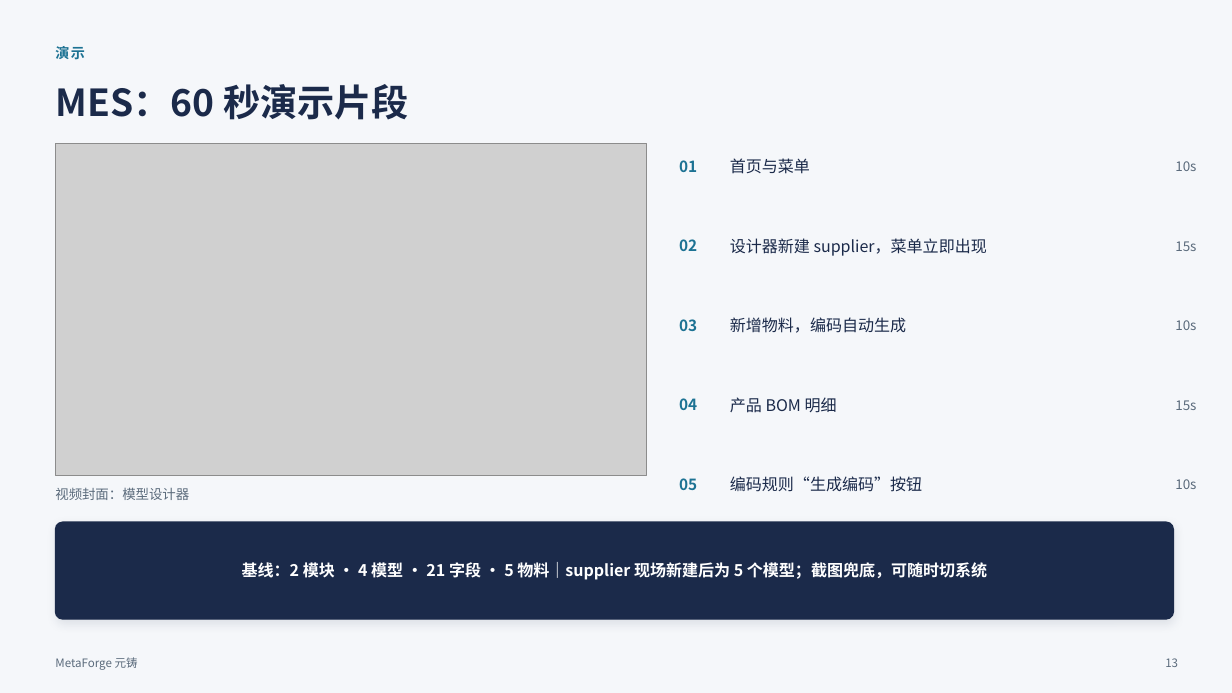
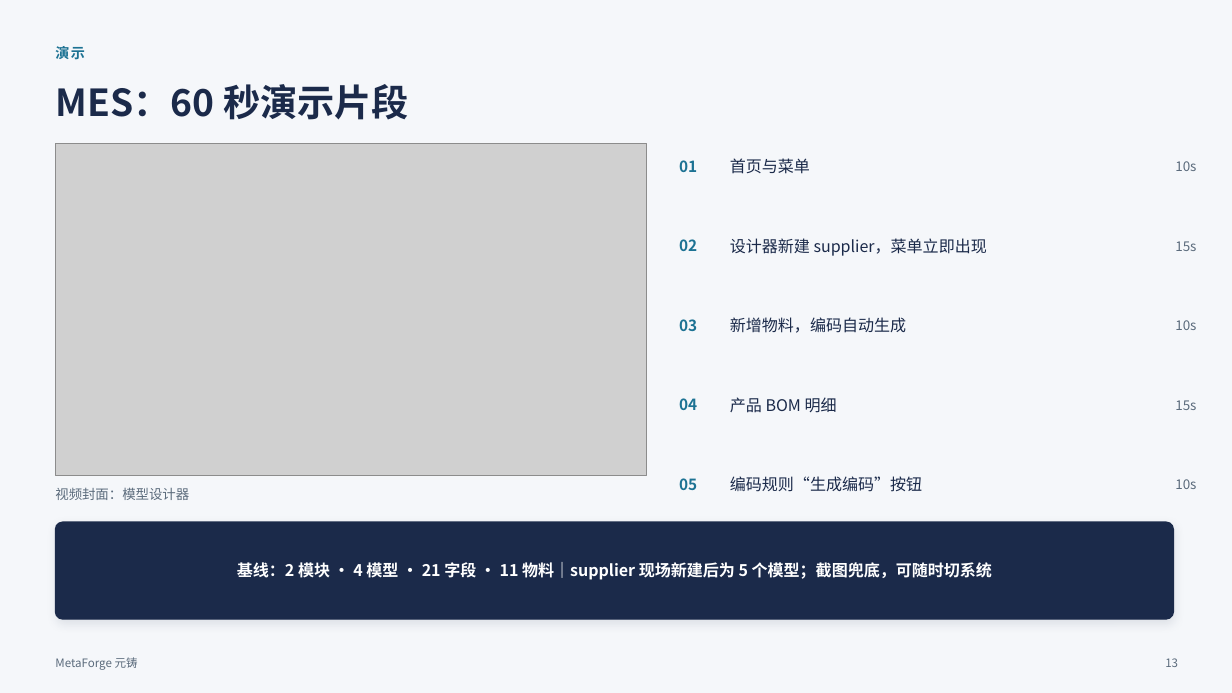
Before and after one commit to liyiming-dev/metaforge, a slide deck: slide 13 of docs/ppt/MetaForge-D8-汇报.pptx. Drawn at 1232x693 pixels with LibreOffice and Linux fonts; fonts in the diff are those of the drawing; grey boxes stand for pictures. Boxes give left, top, right and bottom in pixels: in the first picture for what was removed or moved away, otherwise in the second. Text is boxed around its words. In the diff, an @@ line names an element or a change of style, - is before the commit and + after.

```diff
--- a/docs/ppt/MetaForge-D8-汇报.pptx
+++ b/docs/ppt/MetaForge-D8-汇报.pptx
@@ text at [237, 560, 992, 581]: text changed @@
-基线：2 模块 · 4 模型 · 21 字段 · 5 物料｜supplier 现场新建后为 5 个模型；截图兜底，可随时切系统
+基线：2 模块 · 4 模型 · 21 字段 · 11 物料｜supplier 现场新建后为 5 个模型；截图兜底，可随时切系统
```
Also in this commit, not shown: 5 other files.
